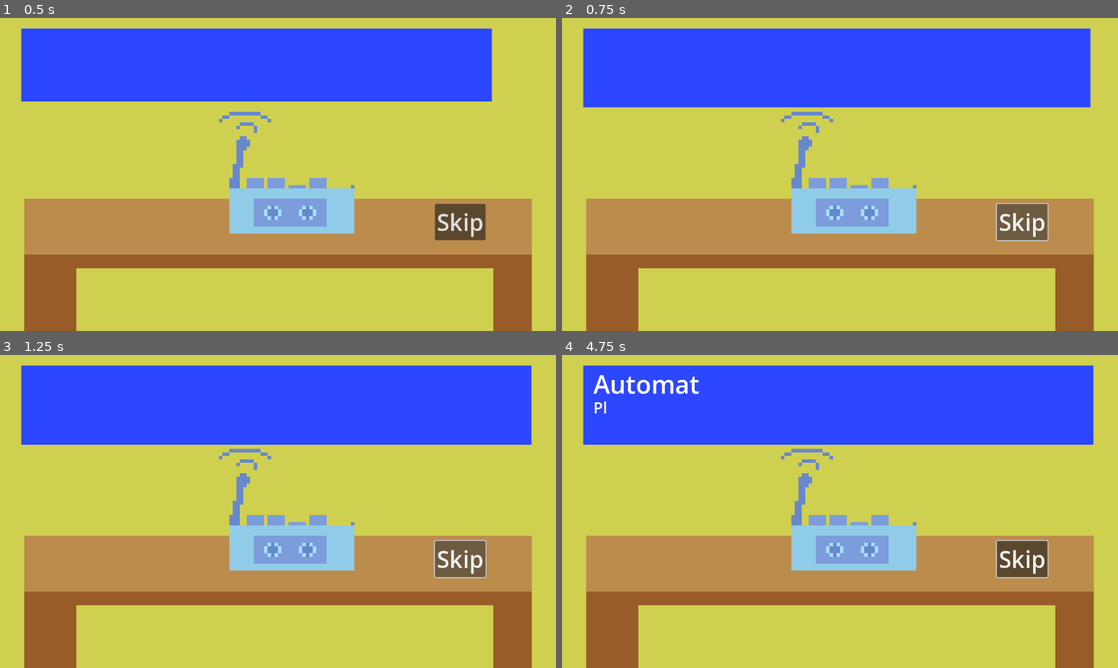
Above: before the commit, frames 1-4 (two rows, left to right).
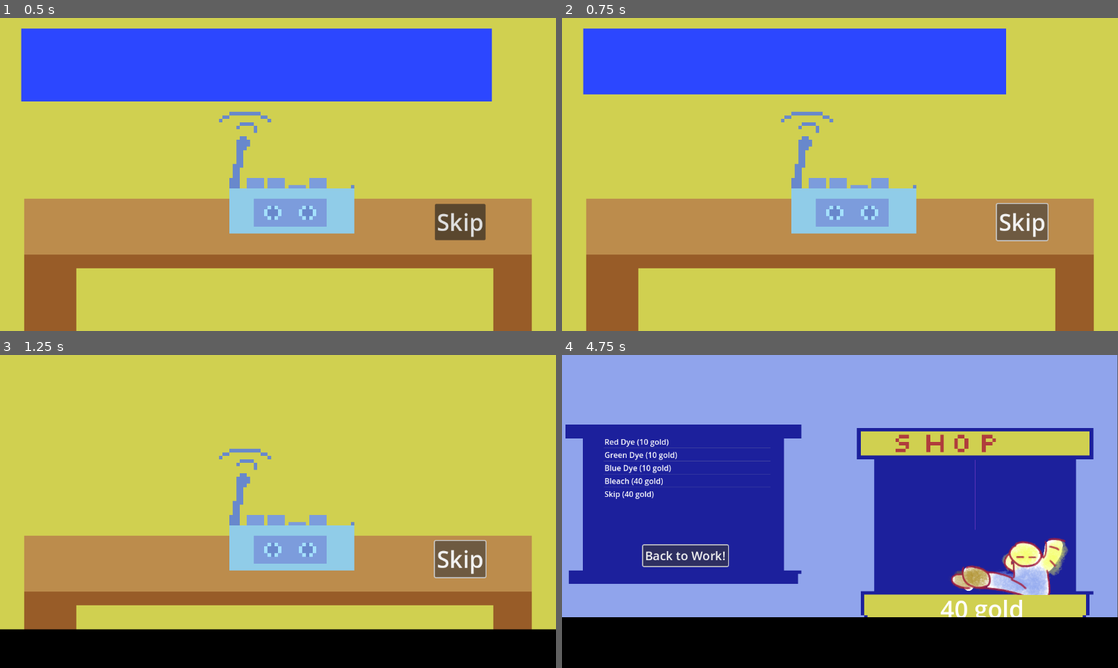
Above: after the commit, the same moments.

Repository: etherware-novice/poisongamejam
Game: Godot game, scene res://scenes/intro_cutscene.tscn
The game is run twice, just before and just after one commit, with the same random seed, the same clock (stepped at 60 frames per second) and the same inputs. This scene is started directly instead of the project's main scene. The engine's default icon, where the game draws it, is replaced by a stand-in: a white triangle on a blue panel in a dark square.
Inputs (mouse positions are in pixels of both pictures, inside the frame that each line leads up to):
- Up to frame 1 (0.5 s): no input
- Up to frame 2 (0.75 s): click "Skip" at 0.5 s
- Up to frame 3 (1.25 s): no input
- Up to frame 4 (4.75 s): click "Skip" at 1.25 s; click "Skip" at 2 s; move the mouse to (962, 495) at 2.77 s; click (962, 495) at 2.92 s; tap Enter at 3.5 s; move the mouse to (728, 527) at 3.52 s; click (728, 527) at 3.67 s; click (684, 555) at 4.25 s, where only the run after the commit has a clickable "Back to Work!"

Frame 1 is identical in both runs. In frame 2, 7.2% of the frame differs, in the area x 3-96%, y 3-29%; in frame 3, 36%; in frame 4, 97%, in the area x 0-100%, y 0-100%.
Error before the commit: Invalid call. Nonexistent function 'close' in base 'Nil'. (res://introCutscene.gd:59)

Commit message:
whoops, forgot an errant fileclose call

Diff:
--- a/introCutscene.gd
+++ b/introCutscene.gd
@@ -56,7 +56,6 @@
 	return tweener
 
 func close():
-	f.close()
 	$AnimationPlayer.play_backwards("open")
 	$box/speaker.visible = false
 	$box/Label.visible = false
